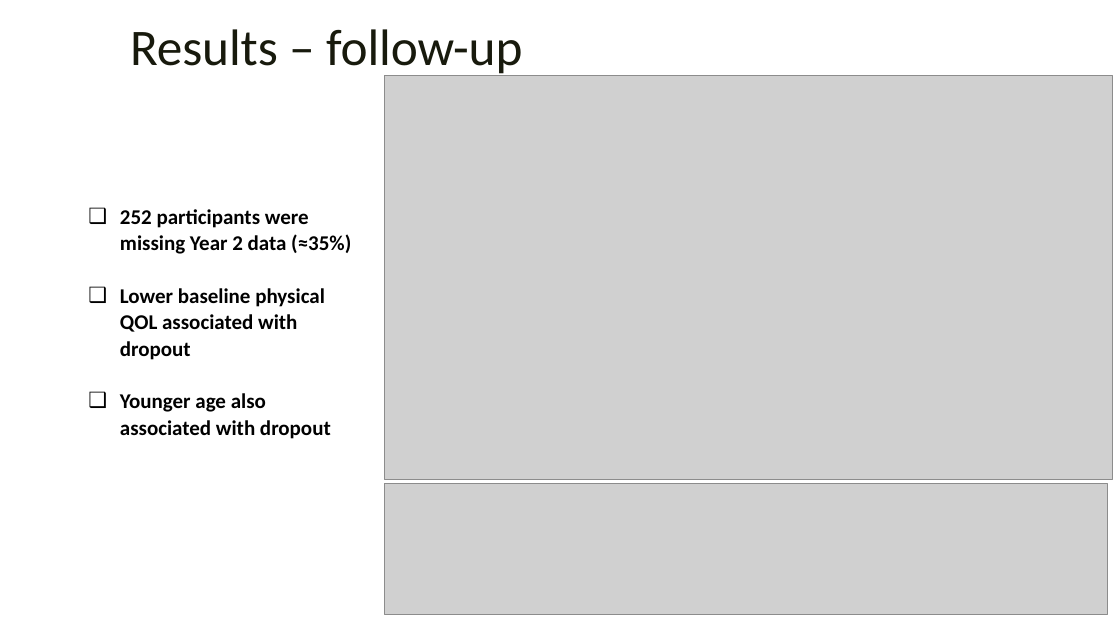
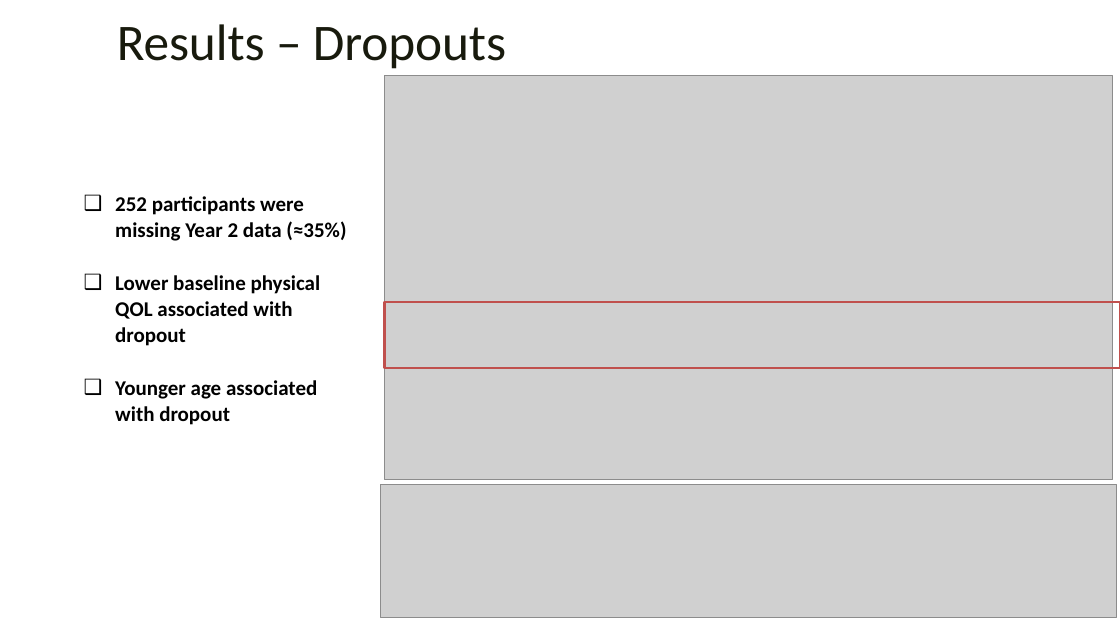
Before and after one commit to rysummers/BIOS6624-Class, a slide deck: slide 7 of Project1/Reports/Project1_Presentation_summers.pptx (slide 8 before the commit). Drawn at 1120x630 pixels with LibreOffice and Linux fonts; fonts in the diff are those of the drawing; grey boxes stand for pictures; background and template pictures are left out. Boxes give left, top, right and bottom in pixels: in the first picture for what was removed or moved away, otherwise in the second. Text is boxed around its words. In the diff, an @@ line names an element or a change of style, - is before the commit and + after.

```diff
--- a/Project1/Reports/Project1_Presentation_summers.pptx
+++ b/Project1/Reports/Project1_Presentation_summers.pptx
@@ text at [117,24,506,69]: text changed @@
-Results – follow-up
+Results – Dropouts
@@ text "252 participants were missing Year ...": place and size @@
-text "252 participants were missing Year ..." at [120,209,351,439]
+text "252 participants were missing Year ..." at [115,196,346,425]
@@ rectangle added at [385,302,1120,368], outline #C0504D 2 pt @@
@@ text at [115,380,317,425]: text changed @@
-❑ Younger age also associated with dropout
+❑ Younger age associated with dropout
@@ picture: place and size @@
-picture at [385,484,1107,614]
+picture at [381,485,1117,618]
```
Also in this commit, not shown: 4 other slides changed, 1 slide removed, 9 other files.
